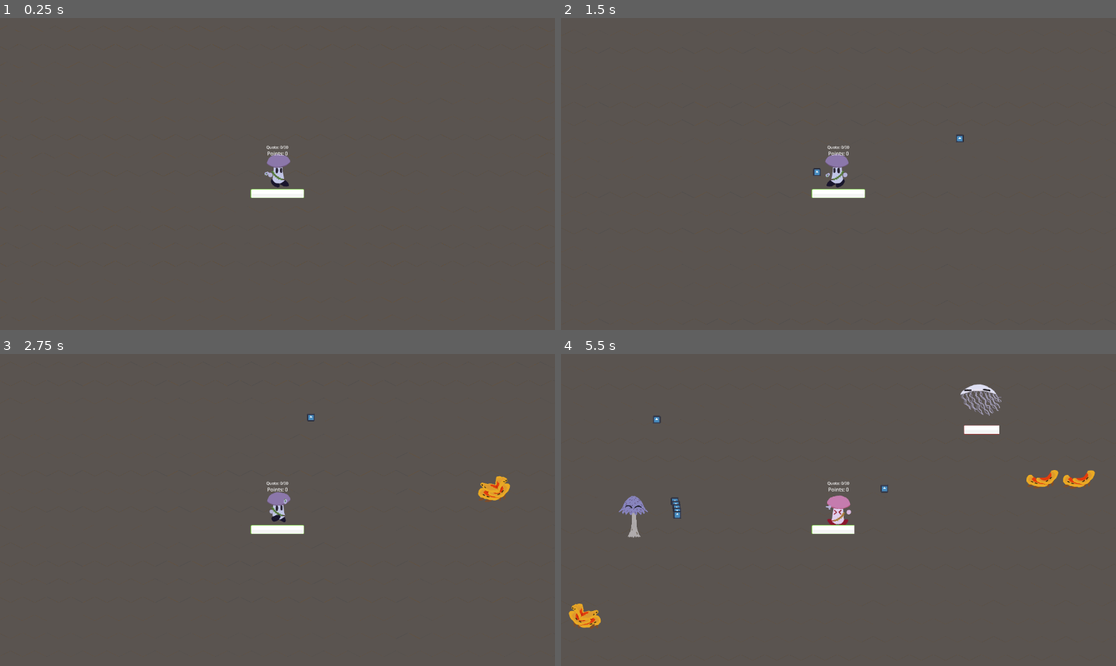
Above: before the commit, frames 1-4 (two rows, left to right).
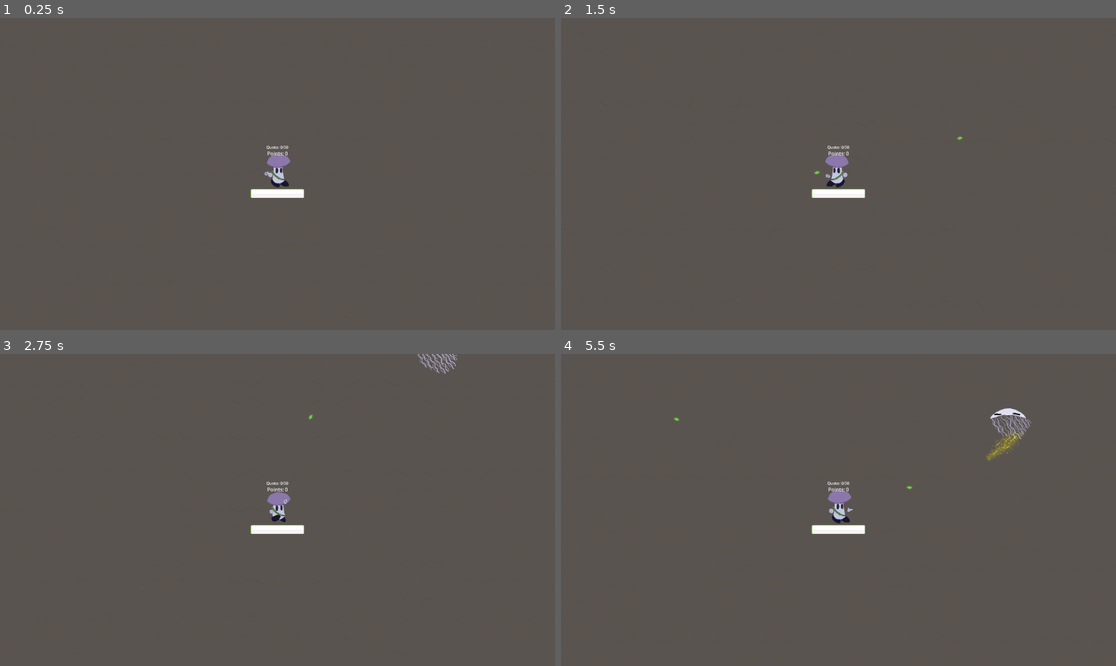
Above: after the commit, the same moments.

Repository: VideoJams/PixelGameJam2025
Game: Godot game, scene res://scenes/world.tscn
The game is run twice, just before and just after one commit, with the same random seed, the same clock (stepped at 60 frames per second) and the same inputs. The engine's default icon, where the game draws it, is replaced by a stand-in: a white triangle on a blue panel in a dark square.
Inputs (mouse positions are in pixels of both pictures, inside the frame that each line leads up to):
- Up to frame 1 (0.25 s): no input
- Up to frame 2 (1.5 s): move the mouse to (960, 158) at 0.52 s; hold D (right) 0.53-1.28 s; click (960, 158) at 0.67 s; move the mouse to (727, 189) at 1.27 s; hold S (down) from 1.28 s (still down); click (727, 189) at 1.42 s
- Up to frame 3 (2.75 s): move the mouse to (333, 441) at 2.02 s; release S (down) at 2.03 s; hold D (right) from 2.03 s (still down); click (333, 441) at 2.17 s
- Up to frame 4 (5.5 s): move the mouse to (810, 572) at 2.77 s; release D (right) at 2.78 s; hold W (up) 2.78-3.53 s; click (810, 572) at 2.92 s; move the mouse to (1005, 556) at 3.52 s; hold A (left) 3.53-5.03 s; click (1005, 556) at 3.67 s; move the mouse to (672, 463) at 4.27 s; click (672, 463) at 4.42 s; move the mouse to (866, 510) at 5.02 s; hold S (down) from 5.03 s (still down); click (866, 510) at 5.17 s

The runs differ from the first frame. In frame 2, less than 0.1% of the frame differs, in the area x 45-73%, y 37-52%; in frame 3, 0.5%; in frame 4, 2.6%, in the area x 1-97%, y 9-89%.

Commit message:
graphic update

Diff:
--- a/Scenes/enemy.tscn
+++ b/Scenes/enemy.tscn
@@ -4,6 +4,8 @@
 [ext_resource type="Texture2D" uid="uid://bmx8248co1xeu" path="res://Assets/buttonGreen.png" id="2_1f0kj"]
 
 [node name="Enemy" type="CharacterBody2D" groups=["enemy"]]
+z_as_relative = false
+y_sort_enabled = true
 collision_layer = 2
 collision_mask = 20
 script = ExtResource("1_hghv2")
--- a/Scenes/floater.tscn
+++ b/Scenes/floater.tscn
@@ -82,7 +82,7 @@
 [node name="Floater" instance=ExtResource("1_7658v")]
 script = ExtResource("2_qt4hv")
 hit_points = 30.0
-move_speed = 150.0
+move_speed = 200.0
 attack_damage = 20.0
 growth_on_death = 2
 attack_range = 800.0
--- a/Scenes/world.tscn
+++ b/Scenes/world.tscn
@@ -179,6 +179,7 @@
 tile_set = SubResource("TileSet_tlwt5")
 
 [node name="EnemySpawnTimer" type="Timer" parent="."]
+wait_time = 2.0
 autostart = true
 
 [connection signal="timeout" from="EnemySpawnTimer" to="." method="_on_enemy_spawn_timer_timeout"]
--- a/Scripts/floater.gd
+++ b/Scripts/floater.gd
@@ -4,6 +4,7 @@
 	var pellet_instance = pellet_scene.instantiate()
 	pellet_instance.global_position = global_position
 	pellet_instance.target_position = player.global_position
+	pellet_instance.set_animation("floater")
 	pellet_instance.damage = 10
 	pellet_instance.move_speed = 200
 	pellet_instance.configure_as_enemy_projectile()
--- a/Scripts/mushie.gd
+++ b/Scripts/mushie.gd
@@ -68,8 +68,12 @@
 			$AnimatedSprite2D.play("walk", 2)
 		else:
 			$AnimatedSprite2D.play("idle", 1)
-		$AnimatedSprite2D.flip_h = get_global_mouse_position().x < global_position.x
-		$HandSprite.look_at(get_global_mouse_position())
+
+	var global_mouse = get_global_mouse_position()
+	var flip = global_mouse.x < global_position.x
+	$AnimatedSprite2D.flip_h = flip
+	$HandSprite.look_at(global_mouse)
+	$HandSprite.flip_v = flip
 
 func add_growth_quota(growth):
 	display_growth += growth
--- a/Scripts/projectile_generic.gd
+++ b/Scripts/projectile_generic.gd
@@ -28,6 +28,11 @@
 	is_enemy_projectile = false
 	set_collision_layer_value(3, true)
 	set_collision_mask_value(2, true)
+	set_animation("player")
+
+func set_animation(anim_name: String) -> void:
+	$Sprite2D.play(anim_name)
+	$Sprite2D.look_at(target_position)
 
 func configure_as_enemy_projectile() -> void:
 	set_collision_layer_value(4, true)
--- a/Scripts/shooter.gd
+++ b/Scripts/shooter.gd
@@ -21,6 +21,7 @@
 
 		# Set the target position far in the direction of the rotated vector
 		pellet_instance.target_position = global_position + rotated_direction * 1000
+		pellet_instance.set_animation("inky")
 
 		pellet_instance.damage = 10
 		pellet_instance.move_speed = 200
--- a/Scripts/world.gd
+++ b/Scripts/world.gd
@@ -113,17 +113,19 @@
 	var atlas_coords: Vector2i = tilemap.get_cell_atlas_coords(cell)
 
 	var current_linear_index: int = atlas_coords.y
-	if current_linear_index < 4:
+	if current_linear_index < 5:
 		var new_linear_index: int = current_linear_index + growth_increase
 		mushie.add_growth_quota(growth_increase)
 
-		# At 4 (cap at 4), spawn tree
-		if new_linear_index >= 4:
-			new_linear_index = 4
+		# At 5 (cap at 5), spawn tree
+		if new_linear_index >= 5:
+			new_linear_index = 5
 			var new_tree = TreeObstacle.instantiate()
 			add_child(new_tree)
-			new_tree.global_position = tilemap.to_global(tilemap.map_to_local(cell))
-			new_tree.z_index = int(global_position.y)
+
+			var converted_position = tilemap.to_global(tilemap.map_to_local(cell))
+			converted_position.y -= 100
+			new_tree.global_position = converted_position
 			mushie.add_points(1)
 
 		var new_atlas_coords: Vector2i = Vector2i(0, new_linear_index)
--- a/scenes/clumper_big.tscn
+++ b/scenes/clumper_big.tscn
@@ -59,7 +59,7 @@
 [node name="ClumperBig" instance=ExtResource("1_an5oa")]
 script = ExtResource("2_pvqoh")
 hit_points = 10.0
-move_speed = 125.0
+move_speed = 150.0
 attack_damage = 10.0
 sound_hurt = ExtResource("3_6hxvg")
 sound_die = ExtResource("3_6hxvg")
--- a/scenes/clumper_medium.tscn
+++ b/scenes/clumper_medium.tscn
@@ -58,7 +58,7 @@
 
 [node name="ClumperMedium" instance=ExtResource("1_5xee8")]
 hit_points = 10.0
-move_speed = 175.0
+move_speed = 200.0
 attack_damage = 10.0
 growth_on_death = 1
 sound_hurt = ExtResource("2_vt2ha")
--- a/scenes/clumper_small.tscn
+++ b/scenes/clumper_small.tscn
@@ -66,9 +66,10 @@
 height = 140.0
 
 [node name="ClumperSmall" instance=ExtResource("1_prrsd")]
+position = Vector2(-1, 0)
 hit_points = 10.0
-move_speed = 215.0
-growth_on_death = 1
+move_speed = 250.0
+growth_on_death = 2
 sound_hurt = ExtResource("2_bfhxr")
 sound_die = ExtResource("3_a3xd6")
 
--- a/scenes/projectile_generic.tscn
+++ b/scenes/projectile_generic.tscn
@@ -1,18 +1,66 @@
-[gd_scene load_steps=4 format=3 uid="uid://cpg2dgrdh07fg"]
+[gd_scene load_steps=10 format=3 uid="uid://cpg2dgrdh07fg"]
 
 [ext_resource type="Script" uid="uid://dmh4gfqatsok1" path="res://Scripts/projectile_generic.gd" id="1_28f15"]
-[ext_resource type="Texture2D" uid="uid://bwvldlonqcxn8" path="res://Assets/Very Important/icon.svg" id="2_lemnc"]
+[ext_resource type="Texture2D" uid="uid://dck2n30njlgyb" path="res://Assets/Enemies/Floater/FloatyShot1.png" id="2_hs1ht"]
+[ext_resource type="Texture2D" uid="uid://bxxjpnf22k6rb" path="res://Assets/Mushie/MushieShot1.png" id="2_lemnc"]
+[ext_resource type="Texture2D" uid="uid://b8lag2jdelfo2" path="res://Assets/Enemies/Shooter/InkShot1.png" id="2_rsnhb"]
+[ext_resource type="Texture2D" uid="uid://b6hiqah8hlrux" path="res://Assets/Enemies/Floater/FloatyShot2.png" id="3_26lex"]
+[ext_resource type="Texture2D" uid="uid://ccny8t8v3sqn8" path="res://Assets/Mushie/MushieShot2.png" id="3_j3cyt"]
+[ext_resource type="Texture2D" uid="uid://bula7pchgulla" path="res://Assets/Enemies/Shooter/InkShot2.png" id="3_uq2xu"]
+
+[sub_resource type="SpriteFrames" id="SpriteFrames_rsnhb"]
+animations = [{
+"frames": [],
+"loop": true,
+"name": &"default",
+"speed": 5.0
+}, {
+"frames": [{
+"duration": 1.0,
+"texture": ExtResource("2_hs1ht")
+}, {
+"duration": 1.0,
+"texture": ExtResource("3_26lex")
+}],
+"loop": true,
+"name": &"floater",
+"speed": 5.0
+}, {
+"frames": [{
+"duration": 1.0,
+"texture": ExtResource("2_rsnhb")
+}, {
+"duration": 1.0,
+"texture": ExtResource("3_uq2xu")
+}],
+"loop": true,
+"name": &"inky",
+"speed": 5.0
+}, {
+"frames": [{
+"duration": 1.0,
+"texture": ExtResource("2_lemnc")
+}, {
+"duration": 1.0,
+"texture": ExtResource("3_j3cyt")
+}],
+"loop": true,
+"name": &"player",
+"speed": 5.0
+}]
 
 [sub_resource type="CapsuleShape2D" id="CapsuleShape2D_ehlla"]
 
 [node name="projectile_generic" type="Area2D" groups=["projectile"]]
+z_as_relative = false
+y_sort_enabled = true
 collision_layer = 0
 collision_mask = 16
 script = ExtResource("1_28f15")
 
-[node name="Sprite2D" type="Sprite2D" parent="."]
-scale = Vector2(0.25, 0.25)
-texture = ExtResource("2_lemnc")
+[node name="Sprite2D" type="AnimatedSprite2D" parent="."]
+sprite_frames = SubResource("SpriteFrames_rsnhb")
+animation = &"floater"
 
 [node name="CollisionShape2D" type="CollisionShape2D" parent="."]
 shape = SubResource("CapsuleShape2D_ehlla")
--- a/scenes/shooter.tscn
+++ b/scenes/shooter.tscn
@@ -128,7 +128,7 @@
 script = ExtResource("2_ok5ye")
 hit_points = 50.0
 attack_damage = 10.0
-growth_on_death = 2
+growth_on_death = 3
 has_ranged_attack = true
 attack_range = 1000.0
 attack_cooldown = 3.0
--- a/scenes/tree.tscn
+++ b/scenes/tree.tscn
@@ -1,17 +1,78 @@
-[gd_scene load_steps=2 format=3 uid="uid://dxw1alhad3sai"]
+[gd_scene load_steps=14 format=3 uid="uid://dxw1alhad3sai"]
 
-[ext_resource type="Texture2D" uid="uid://xg5ah7xmxbpx" path="res://Assets/Very Important/shit ass tree.png" id="1_avsvi"]
+[ext_resource type="Texture2D" uid="uid://vi8t4gu7is6a" path="res://Assets/Tilesets/BigTree1.png" id="1_xprpn"]
+[ext_resource type="Texture2D" uid="uid://bwlabjr258nl8" path="res://Assets/Tilesets/BigTree2.png" id="2_2bmcu"]
+[ext_resource type="Texture2D" uid="uid://bnk6w18m5g2ea" path="res://Assets/Tilesets/BigTree3.png" id="3_528u0"]
+[ext_resource type="Texture2D" uid="uid://cg8u0k17qusbv" path="res://Assets/Tilesets/BigTree4.png" id="4_m0l3a"]
+[ext_resource type="Texture2D" uid="uid://e5k472n1lejl" path="res://Assets/Tilesets/BigTree5.png" id="5_70dru"]
+[ext_resource type="Texture2D" uid="uid://b162m0ypmdihh" path="res://Assets/Tilesets/BigTree6.png" id="6_l31us"]
+[ext_resource type="Texture2D" uid="uid://ddd6ow53c7h4u" path="res://Assets/Tilesets/BigTree7.png" id="7_223ge"]
+[ext_resource type="Texture2D" uid="uid://5ubudisk3e1i" path="res://Assets/Tilesets/BigTree8.png" id="8_rtdfa"]
+[ext_resource type="Texture2D" uid="uid://bcmltyyea2al0" path="res://Assets/Tilesets/BigTree9.png" id="9_yyqri"]
+[ext_resource type="Texture2D" uid="uid://crxpd4u22qwxi" path="res://Assets/Tilesets/BigTree10.png" id="10_61e73"]
+[ext_resource type="Texture2D" uid="uid://nffelmsww4r1" path="res://Assets/Tilesets/BigTreeFinal.png" id="11_p6xsx"]
+[ext_resource type="AudioStream" uid="uid://brh7tel0k42y" path="res://Assets/Sounds/tree_grow.ogg" id="12_2bmcu"]
+
+[sub_resource type="SpriteFrames" id="SpriteFrames_ict6q"]
+animations = [{
+"frames": [{
+"duration": 1.0,
+"texture": ExtResource("1_xprpn")
+}, {
+"duration": 1.0,
+"texture": ExtResource("2_2bmcu")
+}, {
+"duration": 1.0,
+"texture": ExtResource("3_528u0")
+}, {
+"duration": 1.0,
+"texture": ExtResource("4_m0l3a")
+}, {
+"duration": 1.0,
+"texture": ExtResource("5_70dru")
+}, {
+"duration": 1.0,
+"texture": ExtResource("6_l31us")
+}, {
+"duration": 1.0,
+"texture": ExtResource("7_223ge")
+}, {
+"duration": 1.0,
+"texture": ExtResource("8_rtdfa")
+}, {
+"duration": 1.0,
+"texture": ExtResource("9_yyqri")
+}, {
+"duration": 1.0,
+"texture": ExtResource("10_61e73")
+}, {
+"duration": 1.0,
+"texture": ExtResource("11_p6xsx")
+}],
+"loop": false,
+"name": &"grow",
+"speed": 10.0
+}]
 
 [node name="Node2D" type="Node2D" groups=["trees"]]
 
-[node name="Sprite2D" type="Sprite2D" parent="."]
-texture = ExtResource("1_avsvi")
-offset = Vector2(0, -50)
+[node name="Sprite2D" type="AnimatedSprite2D" parent="."]
+sprite_frames = SubResource("SpriteFrames_ict6q")
+animation = &"grow"
+autoplay = "grow"
+frame = 10
+frame_progress = 1.0
 
 [node name="StaticBody2D" type="StaticBody2D" parent="."]
+z_as_relative = false
+y_sort_enabled = true
 collision_layer = 16
 collision_mask = 15
 
 [node name="CollisionPolygon2D" type="CollisionPolygon2D" parent="StaticBody2D"]
-position = Vector2(1, -49)
+position = Vector2(-1, 29)
 polygon = PackedVector2Array(-40, 39, -51, 74, -1, 99, 49, 74, 40, 39)
+
+[node name="AudioStreamPlayer2D" type="AudioStreamPlayer2D" parent="."]
+stream = ExtResource("12_2bmcu")
+autoplay = true
--- a/scenes/world.tscn
+++ b/scenes/world.tscn
@@ -179,6 +179,7 @@
 tile_set = SubResource("TileSet_tlwt5")
 
 [node name="EnemySpawnTimer" type="Timer" parent="."]
+wait_time = 2.0
 autostart = true
 
 [connection signal="timeout" from="EnemySpawnTimer" to="." method="_on_enemy_spawn_timer_timeout"]
Binary file added: Assets/Enemies/Floater/FloatyShot1.png
Not shown, added: Assets/Enemies/Floater/FloatyShot1.png.import
Binary file added: Assets/Enemies/Floater/FloatyShot2.png
Not shown, added: Assets/Enemies/Floater/FloatyShot2.png.import
Binary file added: Assets/Enemies/Shooter/InkShot1.png
Not shown, added: Assets/Enemies/Shooter/InkShot1.png.import
Binary file added: Assets/Enemies/Shooter/InkShot2.png
Not shown, added: Assets/Enemies/Shooter/InkShot2.png.import
Binary file added: Assets/Mushie/MushieShot1.png
Not shown, added: Assets/Mushie/MushieShot1.png.import
Binary file added: Assets/Mushie/MushieShot2.png
Not shown, added: Assets/Mushie/MushieShot2.png.import
(and 25 more such lines)
